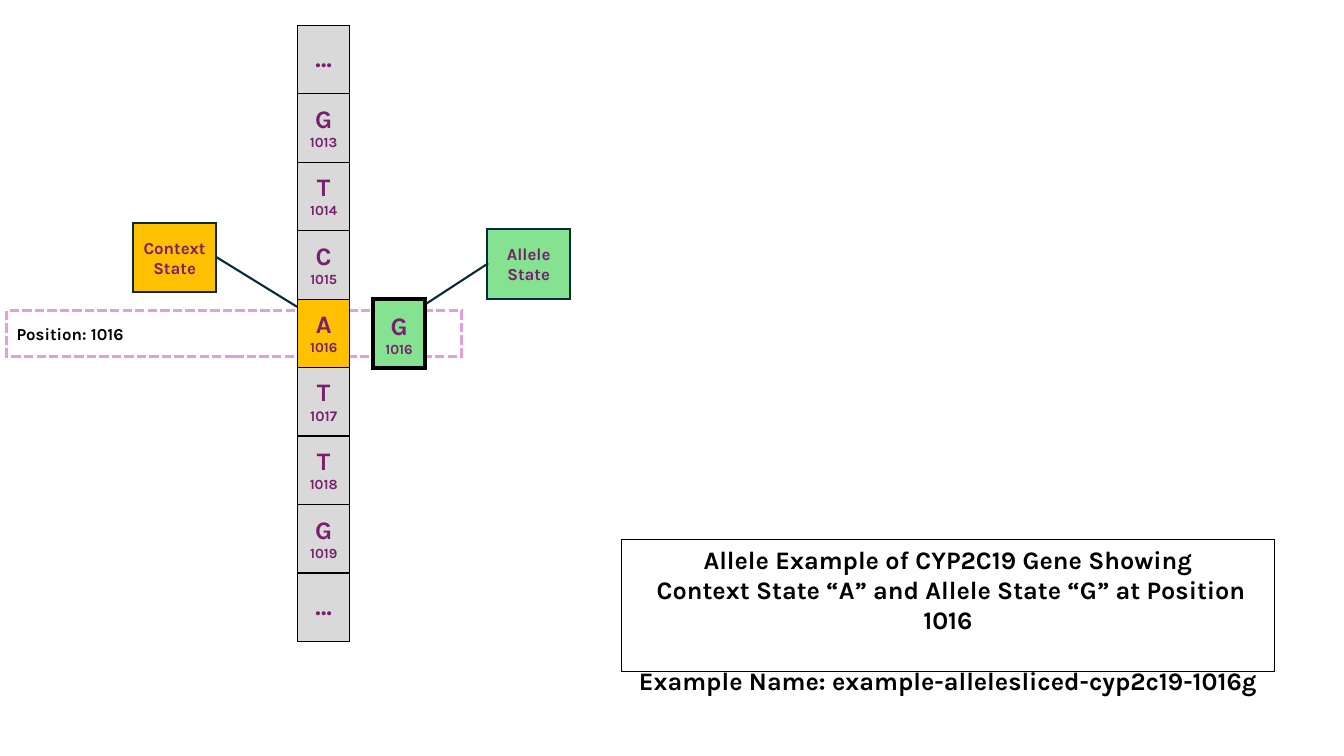
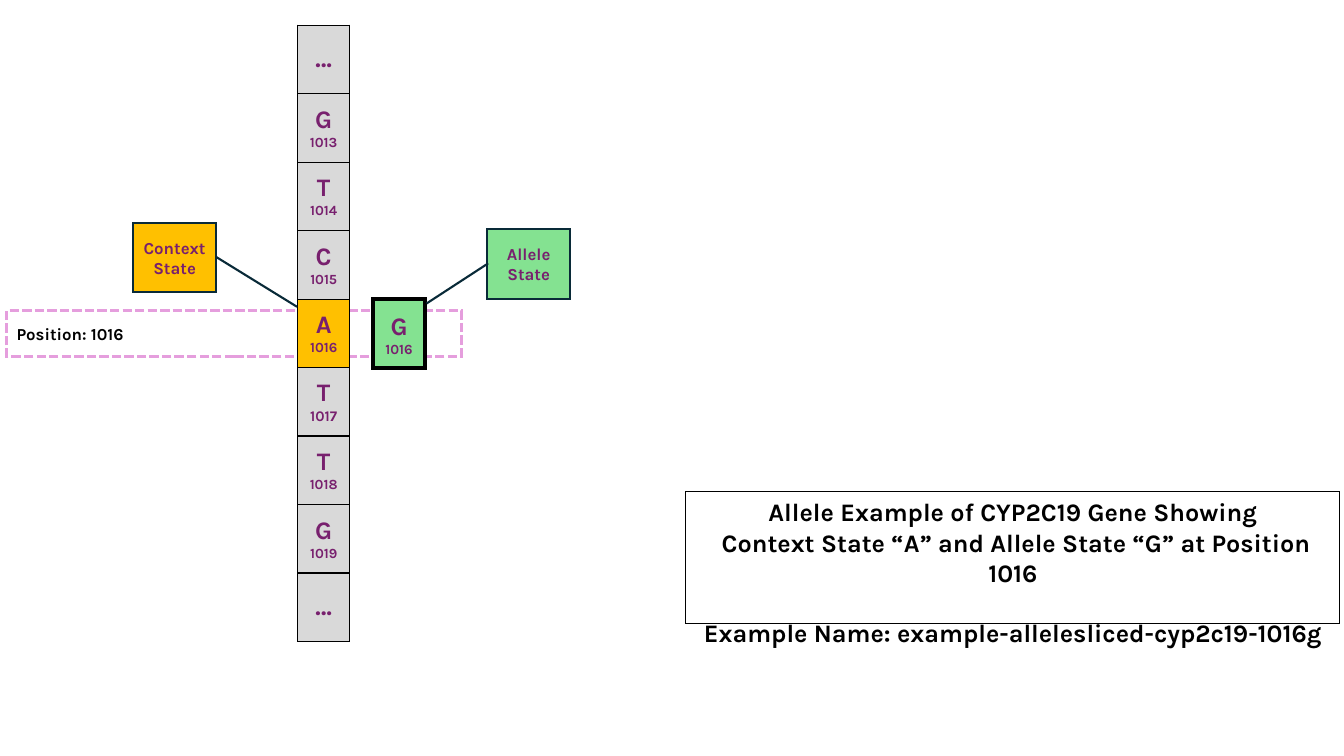
Before and after one commit to HL7/molecular-definition-data-types, a slide deck: slide 3 of input/pagecontent/MolDef-IG-Figures-Source.pptx. Drawn at 1344x756 pixels with LibreOffice and Linux fonts; fonts in the diff are those of the drawing. Boxes give left, top, right and bottom in pixels: in the first picture for what was removed or moved away, otherwise in the second. Text is boxed around its words. In the diff, an @@ line names an element or a change of style, - is before the commit and + after.

```diff
--- a/input/pagecontent/MolDef-IG-Figures-Source.pptx
+++ b/input/pagecontent/MolDef-IG-Figures-Source.pptx
@@ rectangle "Allele Example of CYP2C19 Gene ...": place and size @@
-rectangle "Allele Example of CYP2C19 Gene ..." at box(621, 539, 1275, 671)
+rectangle "Allele Example of CYP2C19 Gene ..." at box(687, 492, 1341, 624)
```
Also in this commit, not shown: 1 other slide changed.
